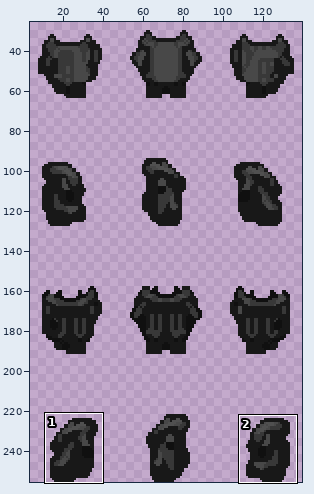
Sprite sheet -- data/sprites/outfit/dress/dress_064.png. The first picture is a wide view before the edit; the outline marks the close-up.
Close-up. Earlier state:
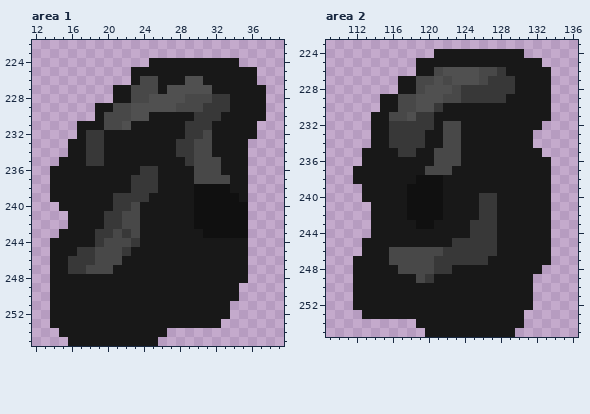
The file is 144x256 pixels. Shown: area 1: x 12..39, y 222..255; area 2: x 109..136, y 223..255. The wide view leaves out empty margins. The commit also changed other parts of the picture, which this record leaves out.
The same view after the edit:
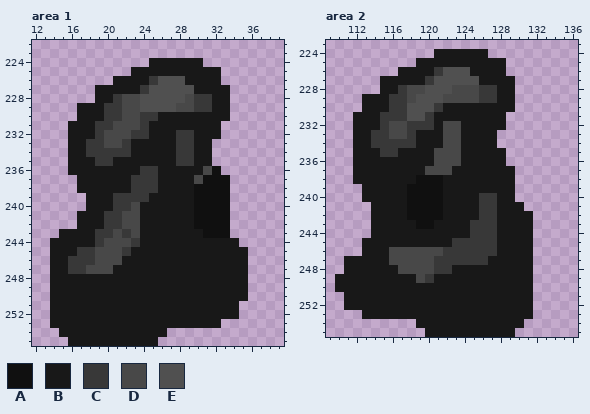
Palette (. is transparent): A #101010  B #181818  C #383838  D #484848  E #505050
What changed:
Area 1:
y 224: x 31..34 BBBB -> ....
y 225: x 33..36 BBBB -> ....
y 226: x 21..22 .. -> BB; x 24..30 DDBBBEE -> BCEEEBB; x 33..36 BBBB -> ....
y 227: x 19..20 .. -> BB; x 23..26 DDDB -> BCEE; x 30..31 EE -> BB; x 34..37 BBBB -> ....
y 228: x 19..22 ..BB -> BBCD; x 24 D -> E; x 30..37 DDCCBBBB -> CCBB....
y 229: x 17..18 .. -> BB; x 20..21 BD -> CC; x 23 E -> D; x 30 D -> C; x 32..37 CCBBBB -> BB....
y 230: x 17..18 .. -> BB; x 20..21 DD -> CC; x 23..25 EEB -> DCC; x 30..32 CCC -> BBB; x 34..37 BBBB -> ....
y 231: x 16 . -> B; x 19..20 BD -> CC; x 22..24 EBB -> DDC; x 29..31 CCC -> BBB; x 33..36 BBBB -> ....
y 232: x 16 . -> B; x 18 C -> B; x 20..24 BBBBB -> DDDCC; x 28 B -> C; x 30..31 CD -> BB; x 33..36 BBBB -> ....
y 233: x 20..22 BBB -> DDC; x 30..35 DDBBBB -> BB....
y 234: x 20..22 BBB -> CCC; x 30..35 DDBBBB -> BB....
y 235: x 15 B -> .; x 18 C -> B; x 20 B -> C; x 28 B -> C; x 30..35 DDDBBB -> BB....
y 236: x 14..15 BB -> ..; x 30 D -> B; x 32..35 DBBB -> A...
y 237: x 14..16 BBB -> ...; x 31..35 DDDBB -> AAA..
y 238: x 14..16 BBB -> ...; x 34..35 BB -> ..
y 239: x 14..17 BBBB -> ....; x 34..35 AB -> ..
y 240: x 15..17 BBB -> ...; x 34..35 AA -> ..
y 241..242: x 16 B -> .; x 34..35 AA -> ..
y 243: x 34..35 AA -> ..
y 244: x 35 B -> .
y 249..250: x 35 . -> B
y 251..252: x 34 . -> B
Area 2:
y 224: x 127..130 BBBB -> ....
y 225: x 129..132 BBBB -> ....
y 226: x 117..118 .. -> BB; x 121 D -> C; x 125..133 EDDCBBBBB -> BBBB.....
y 227: x 115..116 .. -> BB; x 119..120 DD -> BC; x 122 D -> E; x 126..133 DCCCBBBB -> BBBB....
y 228: x 115..118 ..BB -> BBCD; x 124..125 CC -> DD; x 128..133 CCBBBB -> BB....
y 229: x 113..114 .. -> BB; x 116..117 BD -> CC; x 124..125 CC -> DD; x 128 C -> B; x 130..133 BBBB -> ....
y 230: x 113..114 .. -> BB; x 116..118 BDD -> CCE; x 130..133 BBBB -> ....
y 231: x 112..113 .. -> BB; x 115..117 BDD -> CCC; x 119 C -> E; x 129..133 BBBBB -> .....
y 232: x 112..113 .. -> BB; x 115..117 BCC -> CDD; x 129..132 BBBB -> ....
y 233: x 112..117 ..BBCC -> BBCCDD; x 119 C -> B; x 128..131 BBBB -> ....
y 234: x 112..115 ..BB -> BBCC; x 119 C -> B; x 128..131 BBBB -> ....
y 235: x 112 . -> B; x 115..118 BBCC -> CCBB; x 129..132 BBBB -> ....
y 236: x 112 . -> B; x 129..133 BBBBB -> .....
y 237..240: x 130..133 BBBB -> ....
y 241: x 131..133 BBB -> ...
y 242..246: x 132..133 BB -> ..
y 247: x 111 . -> B; x 132..133 BB -> ..
y 248: x 111 . -> B; x 132 B -> .
y 249..250: x 110..111 .. -> BB
y 251..252: x 111 . -> B
y 253: x 131 . -> B
